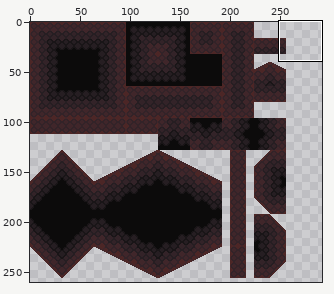
File history of a sprite sheet, Assets/Images/Tilesets/tilemap.png. Above, an overview of the earlier version with the close-up marked.
Close-up. Before the commit:
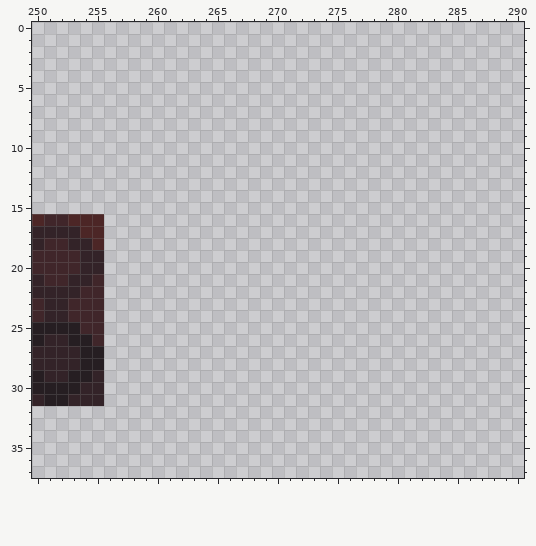
The file is 480x270 pixels. Colours within 5 levels of each other are drawn and written as one. Shown: x 250..290, y 0..37. The wide view leaves out empty margins.
Once edited:
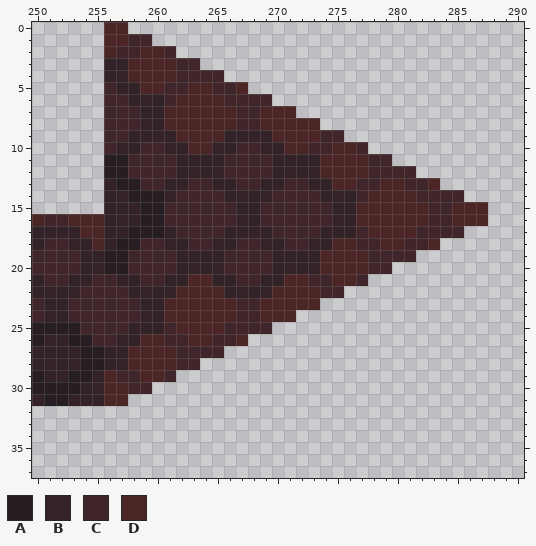
Palette (. is transparent): A #261e22  B #332328  C #40262a  D #4c2626
From the commit log: More alternate tiles
The edit:
Changed rows in their new state; - is an unchanged pixel.
first column x 256:
 0 DD------------------------------
 1 DDCC----------------------------
 2 DCCDDC--------------------------
 3 BBDDDDCC------------------------
 4 BBDDDDCCCC----------------------
 5 CBBDDCCDDCCD--------------------
 6 CCBBBCDDDDCCCC------------------
 7 CCCBBDDDDDDCCDDD----------------
 8 CCCBBDDDDDDCCDDDDD--------------
 9 CCBBBBDDDDBBBBDDDDCC------------
10 CBBCCBBDDBBCCBBDDCCDDC----------
11 AACCCCBBBBCCCCBBBBDDDDCC--------
12 AACCCCBBBBCCCCBBBBDDDDCCCC------
13 BAACCBBCCBBCCBBCCBBDDCCDDCCD----
14 BBAAABCCCCBBBBCCCCBBBCDDDDCCCC--
15 BBBAACCCCCCBBCCCCCCBBDDDDDDCCDDD
16 BBBAACCCCCCBBCCCCCCBBDDDDDDCCDDD
17 BBAAABCCCCBBBBCCCCBBBCDDDDCCCC--
18 BAACCBBCCBBCCBBCCBBDDCCDDCCD----
19 AACCCCBBBBCCCCBBBBDDDDCCCC------
20 AACCCCBBBBCCCCBBBBDDDDCC--------
21 CBBCCBBDDBBCCBBDDCCDDC----------
22 CCBBBBDDDDBBBBDDDDCC------------
23 CCCBBDDDDDDCCDDDDD--------------
24 CCCBBDDDDDDCCDDD----------------
25 CCBBBCDDDDCCCC------------------
26 CBBDDCCDDCCD--------------------
27 BBDDDDCCCC----------------------
28 BBDDDDCC------------------------
29 DCCDDC--------------------------
30 DDCC----------------------------
31 DD------------------------------
Boxes around the changes in both close-ups, in picture pixels (x1, y1, x2, y2):
added: (104, 22, 488, 406)
